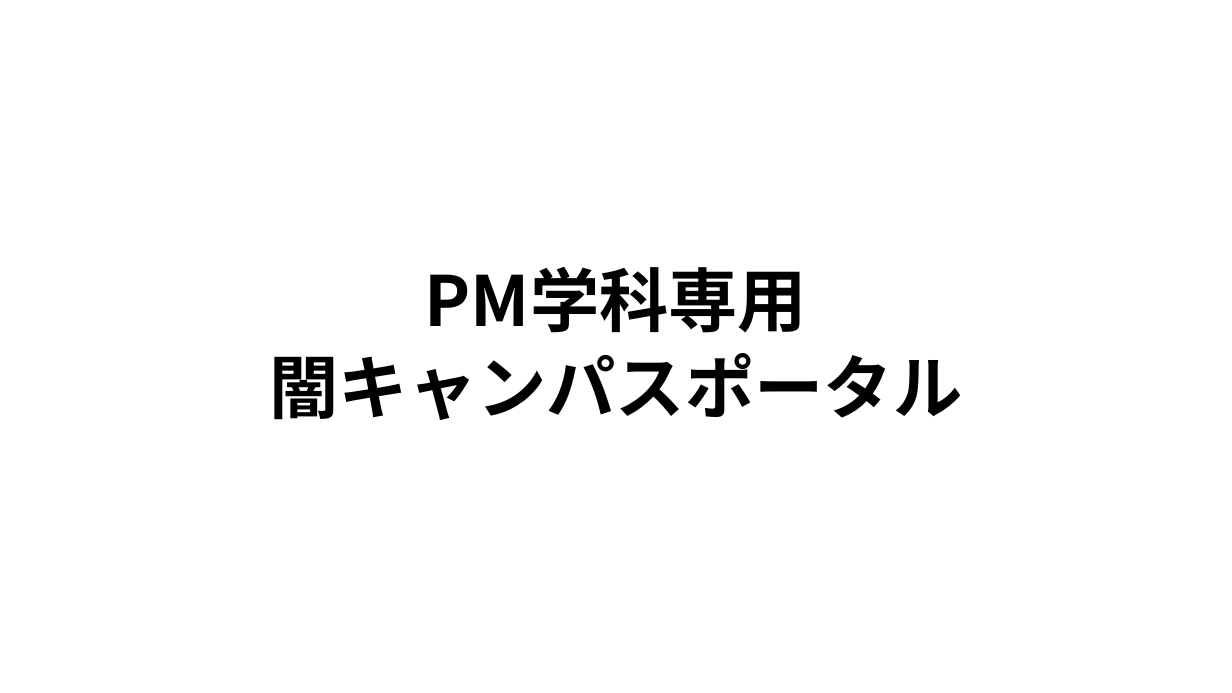
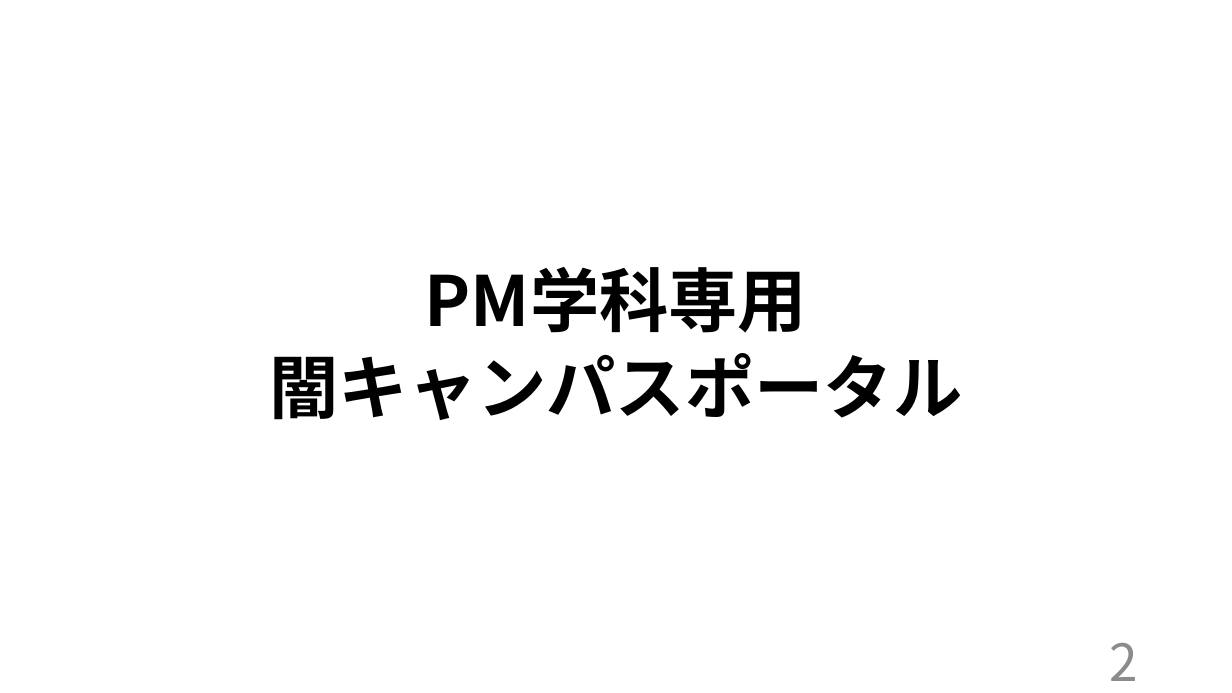
Before and after one commit to kazukiyoshida96/PM-, a slide deck: slide 2 of インセプションデッキ矢吹研A班.pptx. Drawn at 1232x693 pixels with LibreOffice and Linux fonts; fonts in the diff are those of the drawing. Boxes give left, top, right and bottom in pixels: in the first picture for what was removed or moved away, otherwise in the second. Text is boxed around its words. In the diff, an @@ line names an element or a change of style, - is before the commit and + after.

```diff
--- a/インセプションデッキ矢吹研A班.pptx
+++ b/インセプションデッキ矢吹研A班.pptx
@@ page number added at (x1=1110, y1=643, x2=1138, y2=681), 40 pt, text #8C8C8C @@
+2
```
Also in this commit, not shown: 12 other slides changed, 2 other files.
